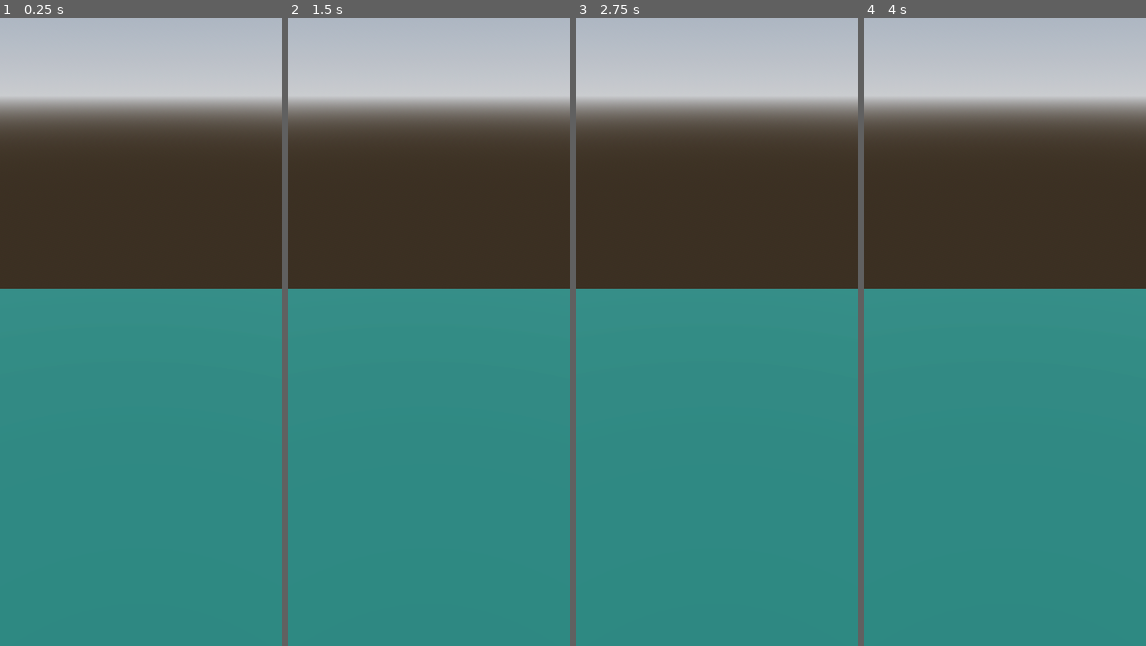
Above: before the commit, frames 1-4 (left to right).
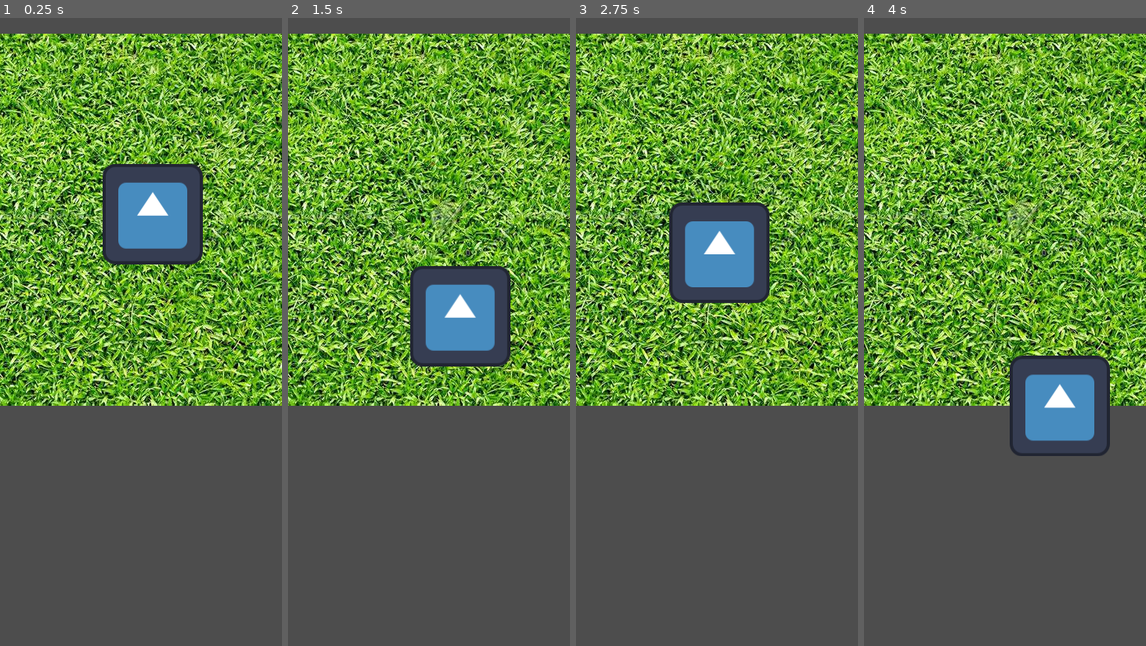
Above: after the commit, the same moments.

Repository: humboldtalex/SHSMobile
Game: Godot game, scene res://PlayScenes/Home/home.tscn
Same seed, same stepped clock (60 frames per second), same inputs: the game is played once before the commit and once after it. This scene is started directly instead of the project's main scene. The engine's default icon, where the game draws it, is replaced by a stand-in: a white triangle on a blue panel in a dark square.
Inputs (mouse positions are in pixels of both pictures, inside the frame that each line leads up to):
- Up to frame 1 (0.25 s): no input
- Up to frame 2 (1.5 s): move the mouse to (491, 300) at 0.52 s; tap Enter at 1.25 s; move the mouse to (372, 363) at 1.27 s
- Up to frame 3 (2.75 s): move the mouse to (745, 193) at 2.02 s
- Up to frame 4 (4 s): move the mouse to (990, 457) at 2.77 s; move the mouse to (1089, 426) at 3.52 s

The runs differ from the first frame. In frame 1, 100% of the frame differs, in the area x 0-100%, y 0-100%; in frame 2, 100%; in frame 3, 100%; in frame 4, 100%.

Commit message:
Character2D

Diff:
--- /dev/null
+++ b/shsmobile/PlayScenes/Home/character_body_2d.gd
@@ -0,0 +1,17 @@
+extends CharacterBody2D
+
+@export var speed = 200
+
+var click_position = Vector2()
+var target_position = Vector2()
+
+
+func _physics_process(delta):
+	#if Input.is_action_just_pressed("left_click"):
+	click_position = get_global_mouse_position()
+	print(click_position)
+
+	if position.distance_to(click_position) > 3:
+			target_position = (click_position - position).normalized()
+			velocity = target_position * speed
+			move_and_slide()
--- a/shsmobile/PlayScenes/Home/home.gd
+++ b/shsmobile/PlayScenes/Home/home.gd
@@ -1,4 +1,4 @@
-extends Node3D
+extends Node2D
 
 func _ready():
 	pass
--- a/shsmobile/PlayScenes/Home/home.tscn
+++ b/shsmobile/PlayScenes/Home/home.tscn
@@ -1,38 +1,22 @@
-[gd_scene load_steps=7 format=3 uid="uid://bncch0k3ko2tk"]
+[gd_scene load_steps=5 format=3 uid="uid://bncch0k3ko2tk"]
 
 [ext_resource type="Script" uid="uid://4s0igih80kap" path="res://PlayScenes/Home/home.gd" id="1_ulxos"]
-[ext_resource type="PackedScene" path="res://Characters/Cat/animal.tscn" id="3_k1njd"]
-[ext_resource type="Material" uid="uid://c0gugnr4mpblx" path="res://Materials/basic_water_material.material" id="4_1va7s"]
+[ext_resource type="Script" uid="uid://bxx4k6lwgl2fr" path="res://PlayScenes/Home/character_body_2d.gd" id="2_k1njd"]
+[ext_resource type="Texture2D" uid="uid://shy75sqjl6ow" path="res://icon.svg" id="3_1va7s"]
+[ext_resource type="Texture2D" uid="uid://dtbwwt5gip1mo" path="res://PlayScenes/Home/grass.jpg" id="4_1va7s"]
 
-[sub_resource type="ProceduralSkyMaterial" id="ProceduralSkyMaterial_1va7s"]
-sky_horizon_color = Color(0.662243, 0.671743, 0.686743, 1)
-ground_horizon_color = Color(0.662243, 0.671743, 0.686743, 1)
-
-[sub_resource type="Sky" id="Sky_eupmo"]
-sky_material = SubResource("ProceduralSkyMaterial_1va7s")
-
-[sub_resource type="Environment" id="Environment_1ftow"]
-background_mode = 2
-sky = SubResource("Sky_eupmo")
-tonemap_mode = 2
-glow_enabled = true
-
-[node name="Home" type="Node3D"]
+[node name="Home" type="Node2D"]
 script = ExtResource("1_ulxos")
 
-[node name="WorldEnvironment" type="WorldEnvironment" parent="."]
-environment = SubResource("Environment_1ftow")
+[node name="CharacterBody2D" type="CharacterBody2D" parent="."]
+position = Vector2(200, 200)
+input_pickable = true
+script = ExtResource("2_k1njd")
 
-[node name="DirectionalLight3D" type="DirectionalLight3D" parent="."]
-transform = Transform3D(0.79229, 0.49919, -0.350837, 0, 0.575005, 0.81815, 0.610145, -0.648212, 0.455571, 0, 0, 0)
-shadow_enabled = true
+[node name="Sprite2D" type="Sprite2D" parent="CharacterBody2D"]
+texture = ExtResource("3_1va7s")
 
-[node name="Camera3D" type="Camera3D" parent="."]
-transform = Transform3D(1, 0, 0, 0, 0.866025, 0.5, 0, -0.5, 0.866025, 0, 2, 2)
-
-[node name="CSGBox3D" type="CSGBox3D" parent="."]
-transform = Transform3D(1, 0, 0, 0, 1, 0, 0, 0, 1, 0, -0.5, 0)
-size = Vector3(5, 1, 5)
-material = ExtResource("4_1va7s")
-
-[node name="Animal" parent="." instance=ExtResource("3_k1njd")]
+[node name="Ground" type="Sprite2D" parent="."]
+z_index = -1
+position = Vector2(206, 257)
+texture = ExtResource("4_1va7s")
--- a/shsmobile/project.godot
+++ b/shsmobile/project.godot
@@ -19,7 +19,6 @@
 
 window/size/viewport_width=360
 window/size/viewport_height=800
-window/stretch/mode="viewport"
 
 [rendering]
 
Not shown, added: shsmobile/PlayScenes/Home/character_body_2d.gd.uid
